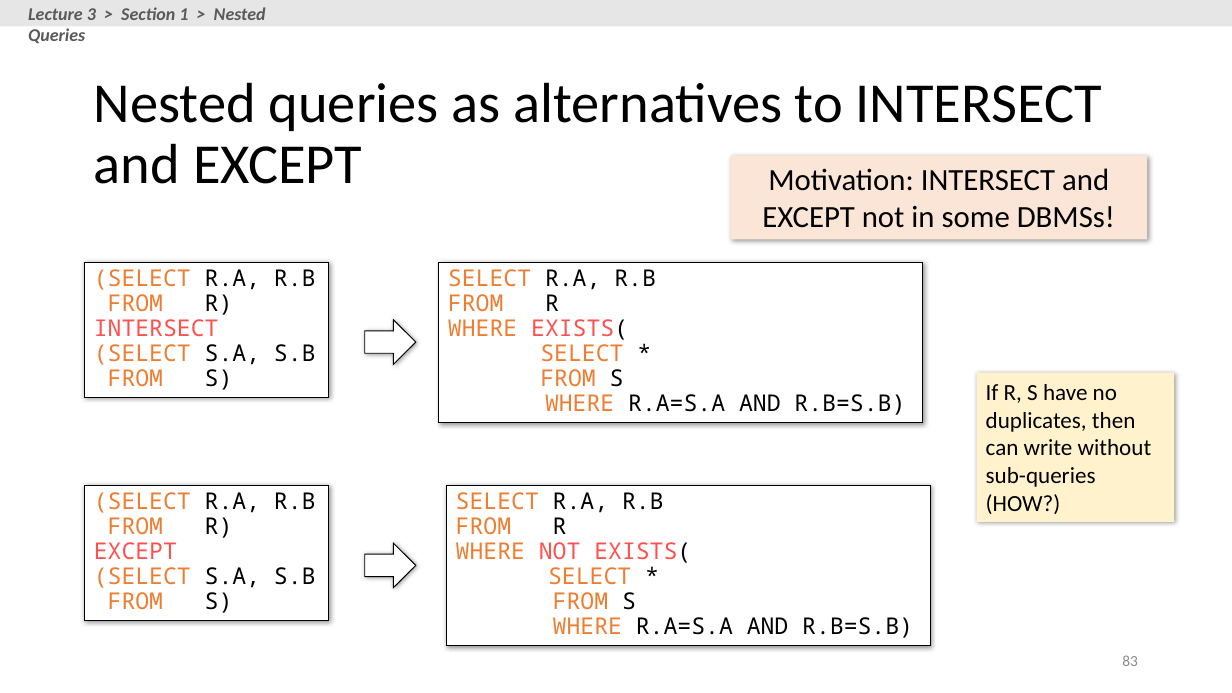
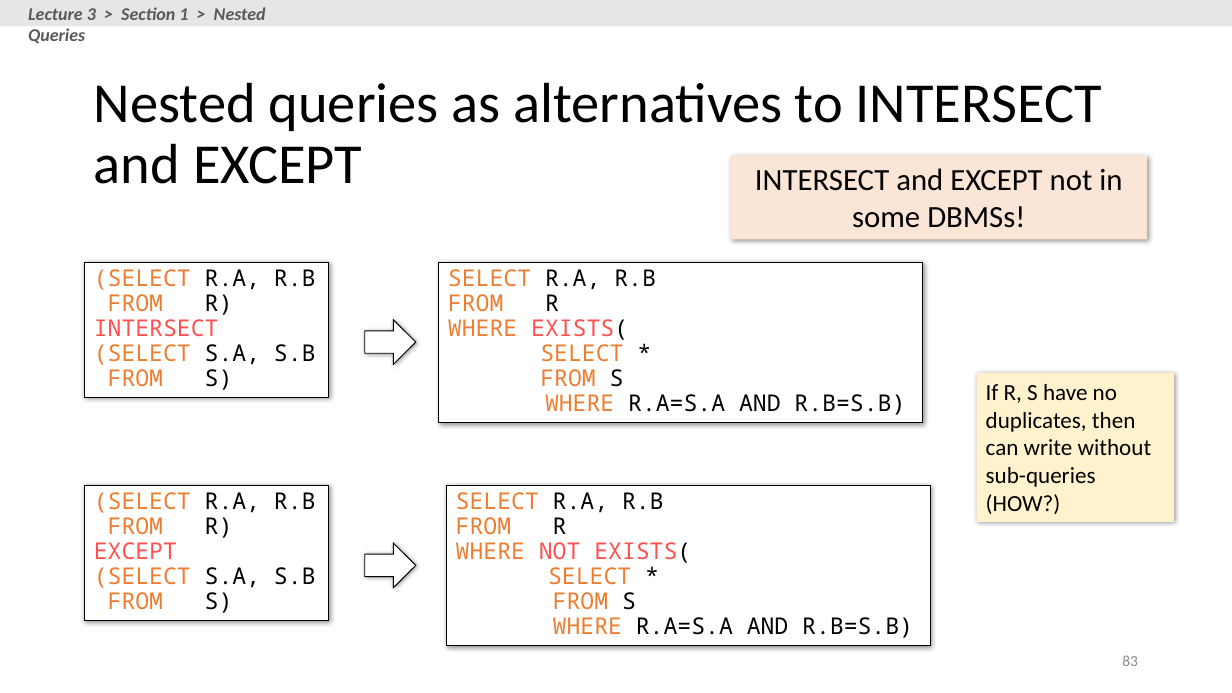
Before and after one commit to XIEQ/cs145-notebooks, a slide deck: slide 83 of lecture-2-3/Lecture_2_3_SQL.pptx. Drawn at 1232x693 pixels with LibreOffice and Linux fonts; fonts in the diff are those of the drawing. Boxes give left, top, right and bottom in pixels: in the first picture for what was removed or moved away, otherwise in the second. Text is boxed around its words. In the diff, an @@ line names an element or a change of style, - is before the commit and + after.

```diff
--- a/lecture-2-3/Lecture_2_3_SQL.pptx
+++ b/lecture-2-3/Lecture_2_3_SQL.pptx
@@ text in rectangle at (755,168,1122,228): text changed @@
-Motivation: INTERSECT and EXCEPT not in some DBMSs!
+INTERSECT and EXCEPT not in some DBMSs!
```
Also in this commit, not shown: 8 other slides changed, 2 slides added, 2 slides removed, 1 other file.
